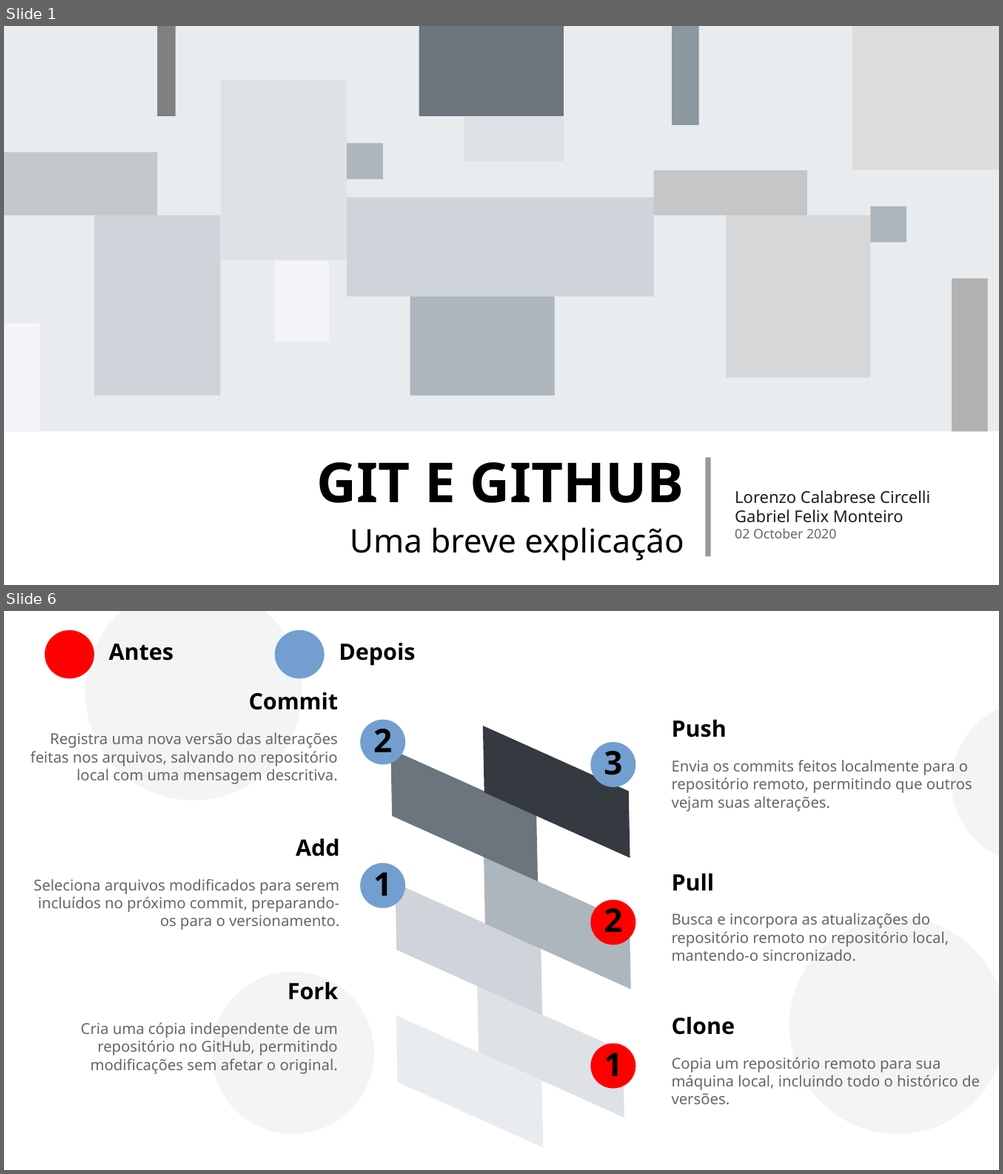
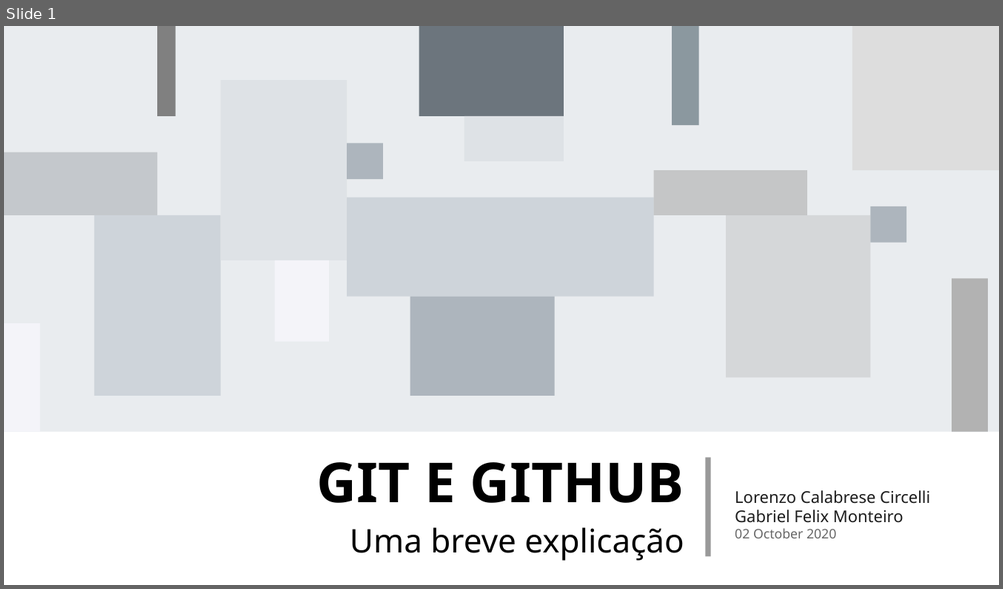
Before and after one commit to LORENZOCIRCELLI/Course-GitHubMasterclass, a slide deck: Apresentação/Git e Github.pptx. Shown one above the other, each under a label of ours: slides 1 and 6 before the commit, slide 1 after it; the slides between them are not shown. The pictures are 1003x1174 and 1003x589 pixels, drawn with LibreOffice and Linux fonts; fonts in the diff are those of the drawing. Boxes give left, top, right and bottom in pixels: in the first picture for what was removed or moved away, otherwise in the second. Text is boxed around its words. In the diff, an @@ line names an element or a change of style, - is before the commit and + after.

```diff
--- a/Apresentação/Git e Github.pptx
+++ b/Apresentação/Git e Github.pptx
@@ slide 6 removed at (4, 611, 999, 1170), background #FFFFFF @@
@@ ellipse removed at (45, 630, 94, 678) @@
@@ ellipse removed at (85, 611, 301, 800) @@
@@ ellipse removed at (275, 630, 324, 678) @@
@@ text removed at (109, 644, 173, 661) @@
-Antes
@@ text removed at (338, 643, 415, 666) @@
-Depois
@@ text removed at (249, 692, 338, 710) @@
-Commit
@@ ellipse removed at (361, 719, 406, 764) @@
@@ text removed at (671, 720, 726, 738) @@
-Push
@@ ellipse removed at (952, 701, 999, 863) @@
@@ text removed at (31, 732, 338, 784) @@
-Registra uma nova versão das alterações feitas nos arquivos, salvando no repositório local com uma mensagem descritiva.
@@ text removed at (373, 729, 392, 752) @@
-2
@@ ellipse removed at (591, 742, 636, 787) @@
@@ text removed at (603, 751, 622, 775) @@
-3
@@ text removed at (671, 760, 972, 812) @@
-Envia os commits feitos localmente para o repositório remoto, permitindo que outros vejam suas alterações.
@@ text removed at (296, 839, 340, 857) @@
-Add
@@ ellipse removed at (361, 863, 406, 908) @@
@@ text removed at (373, 872, 392, 896) @@
-1
@@ text removed at (671, 874, 714, 891) @@
-Pull
@@ text removed at (34, 879, 340, 930) @@
-Seleciona arquivos modificados para serem incluídos no próximo commit, preparando-os para o versionamento.
@@ ellipse removed at (591, 900, 636, 945) @@
@@ text removed at (603, 908, 622, 932) @@
-2
@@ text removed at (671, 913, 948, 961) @@
-Busca e incorpora as atualizações do repositório remoto no repositório local, mantendo-o sincronizado.
@@ ellipse removed at (789, 918, 999, 1134) @@
@@ ellipse removed at (212, 972, 374, 1134) @@
@@ text removed at (287, 982, 338, 1000) @@
-Fork
@@ text removed at (81, 1022, 338, 1074) @@
-Cria uma cópia independente de um repositório no GitHub, permitindo modificações sem afetar o original.
@@ group removed at (391, 723, 631, 1151): 6 parallelograms @@
@@ text removed at (671, 1017, 735, 1035) @@
-Clone
@@ ellipse removed at (591, 1044, 636, 1089) @@
@@ text removed at (603, 1053, 622, 1076) @@
-1
@@ text removed at (671, 1057, 979, 1105) @@
-Copia um repositório remoto para sua máquina local, incluindo todo o histórico de versões.
```
Also in this commit, not shown: 9 other slides changed, 2 slides added, 1 other slide removed, 1 other file.
